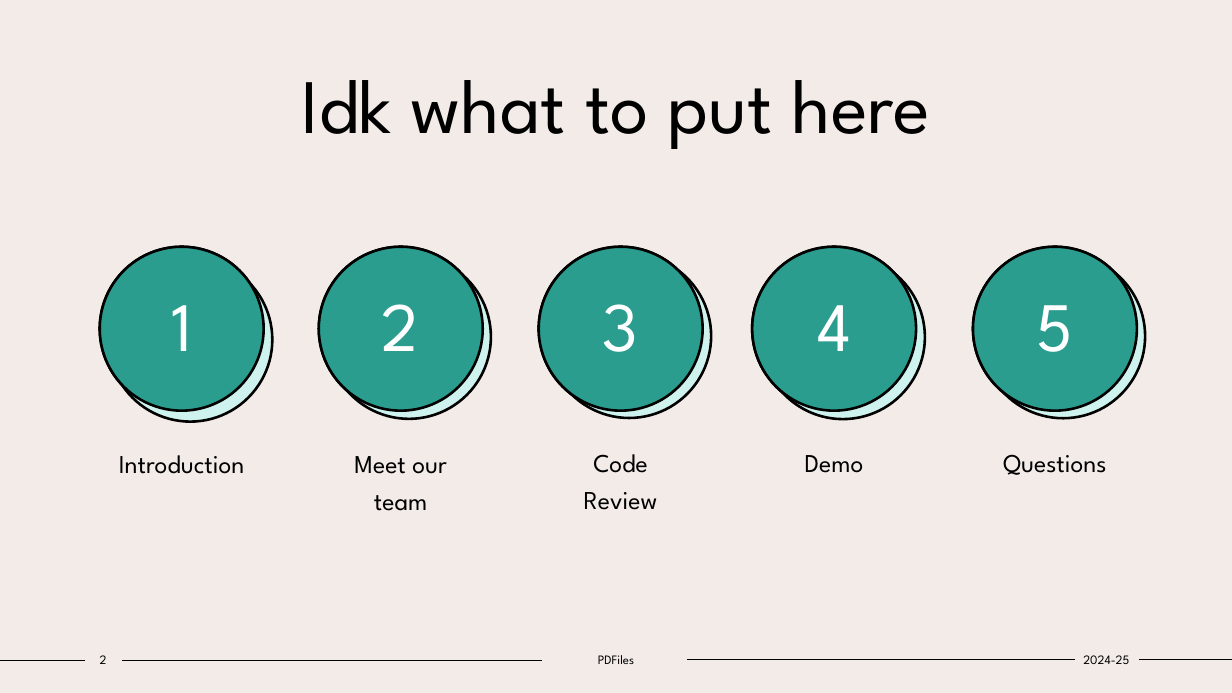
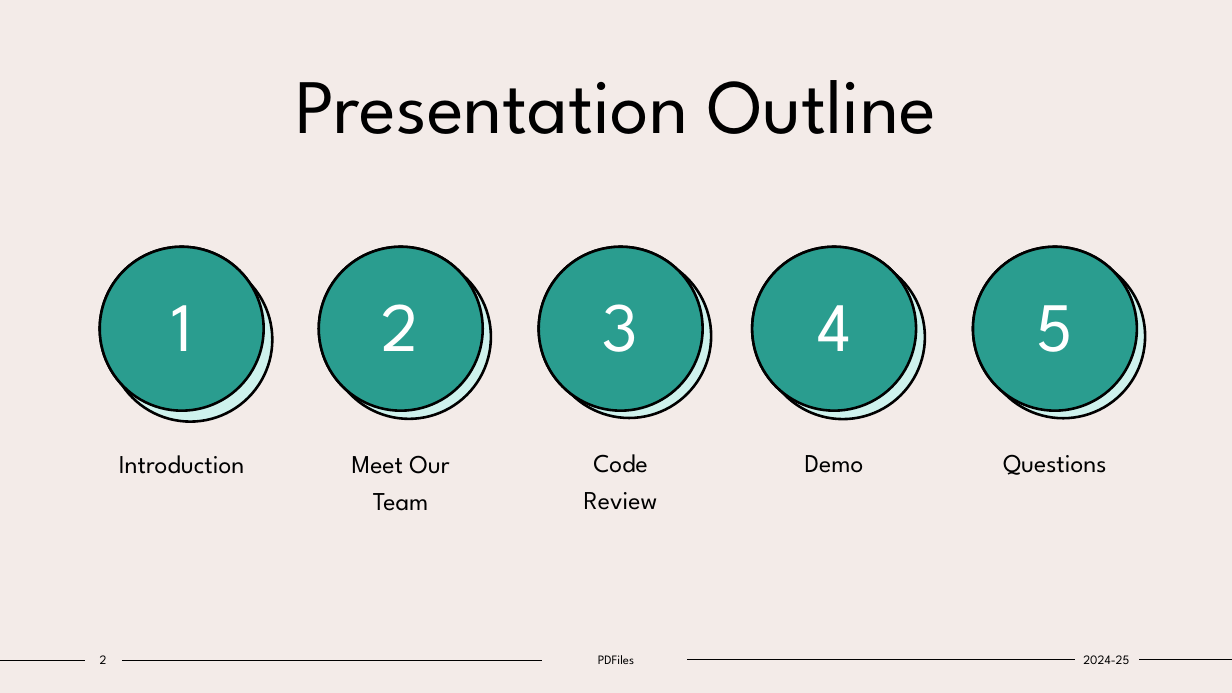
Before and after one commit to starstalker9160/School-Project, a slide deck: slide 2 of Presentation.pptx. Drawn at 1232x693 pixels with LibreOffice and Linux fonts; fonts in the diff are those of the drawing. Boxes give left, top, right and bottom in pixels: in the first picture for what was removed or moved away, otherwise in the second. Text is boxed around its words. In the diff, an @@ line names an element or a change of style, - is before the commit and + after.

```diff
--- a/Presentation.pptx
+++ b/Presentation.pptx
@@ title at bbox=[296, 80, 936, 134]: text changed @@
-Idk what to put here
+Presentation Outline
@@ text at bbox=[352, 455, 449, 511]: text changed @@
-Meet our
-team
+Meet Our
+Team
```
Also in this commit, not shown: 4 other slides changed, 2 slides added, 2 slides removed, 2 other files.
